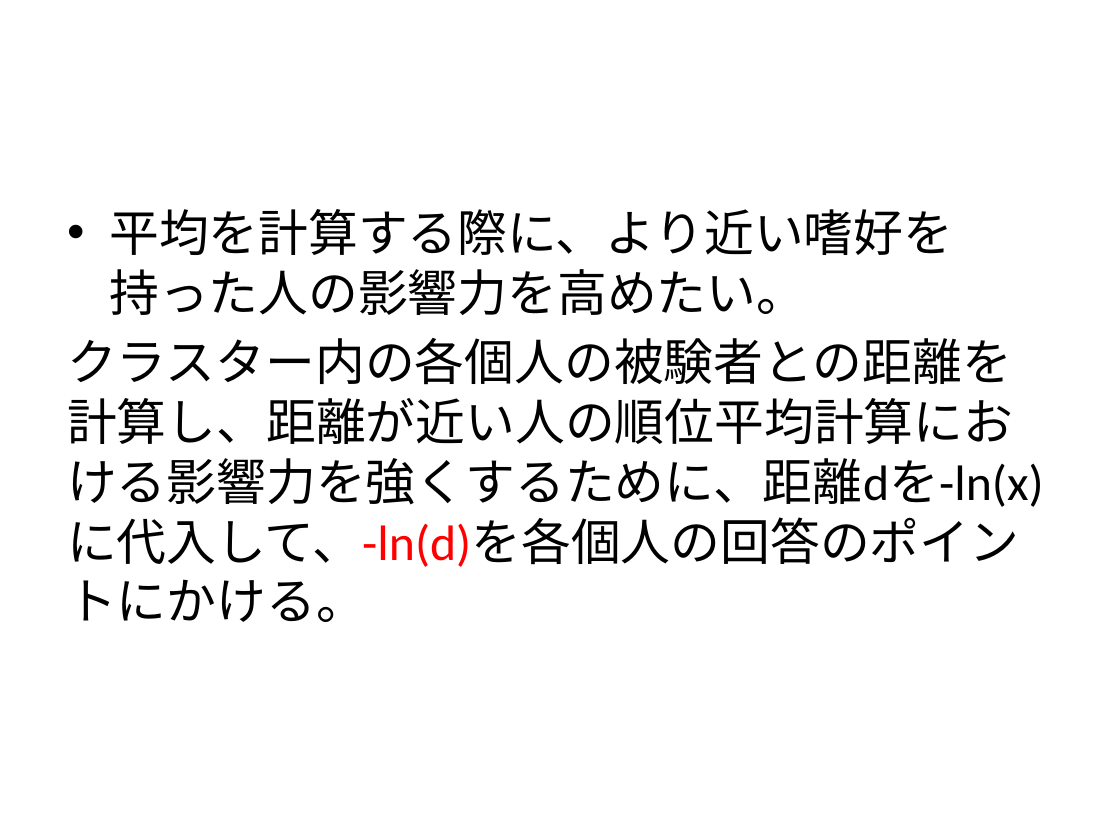
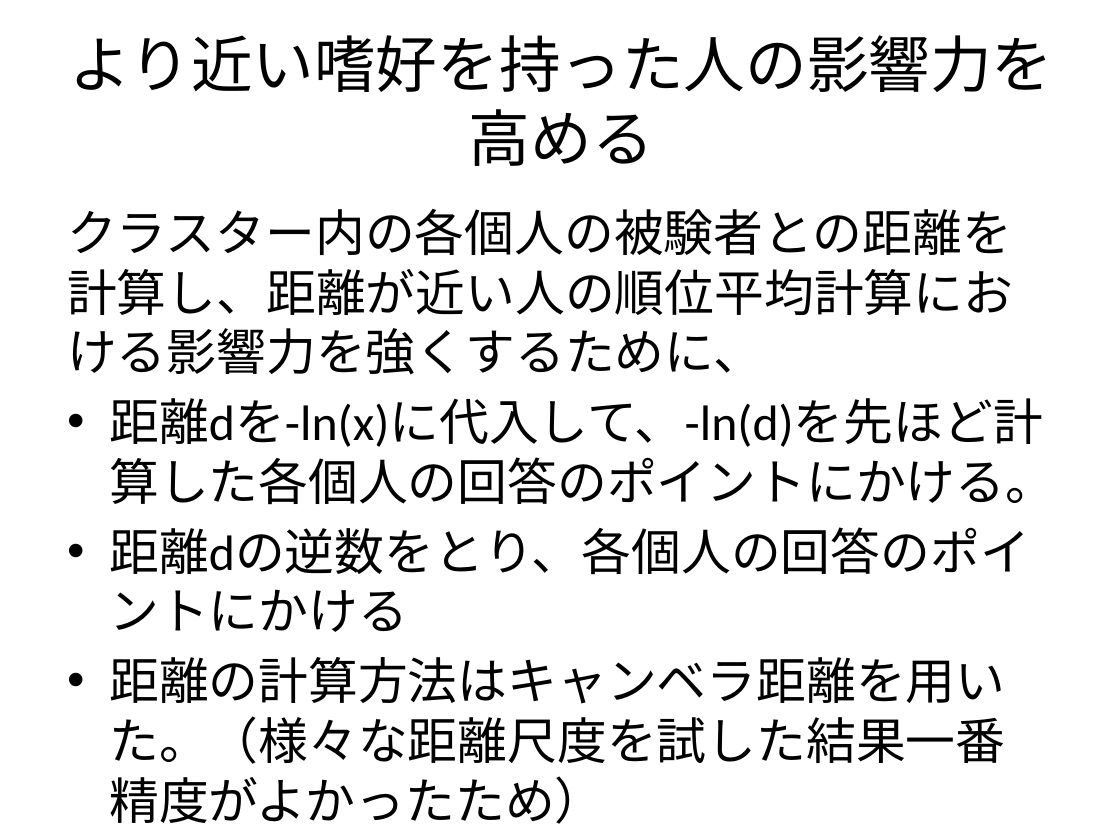
Before and after one commit to pettan0818/Assignment_Iiyama_2013_2, a slide deck: slide 8 of @data/presentation.pptx (slide 7 before the commit). Drawn at 1120x840 pixels with LibreOffice and Linux fonts; fonts in the diff are those of the drawing. Boxes give left, top, right and bottom in pixels: in the first picture for what was removed or moved away, otherwise in the second. Text is boxed around its words. In the diff, an @@ line names an element or a change of style, - is before the commit and + after.

```diff
--- a/@data/presentation.pptx
+++ b/@data/presentation.pptx
@@ title added at (69,35,1053,166), 39.6 pt, text #000000 @@
+より近い嗜好を持った人の影響力を高める
@@ text at (67,209,1055,824): text changed @@
-• 平均を計算する際に、より近い嗜好を持った人の影響力を高めたい。
-クラスター内の各個人の被験者との距離を計算し、距離が近い人の順位平均計算における影響力を強くするために、距離dを-ln(x)に代入して、-ln(d)を各個人の回答のポイントにかける。
+クラスター内の各個人の被験者との距離を計算し、距離が近い人の順位平均計算における影響力を強くするために、
+• 距離dを-ln(x)に代入して、-ln(d)を先ほど計算した各個人の回答のポイントにかける。
+• 距離dの逆数をとり、各個人の回答のポイントにかける
+• 距離の計算方法はキャンベラ距離を用いた。（様々な距離尺度を試した結果一番精度がよかったため）
```
Also in this commit, not shown: 3 other slides changed, 1 slide added.
